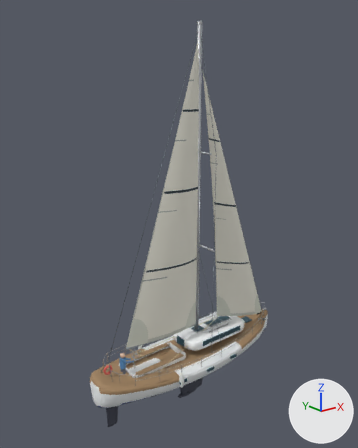
One commit to the glTF model public/models/regatta_sloop_sailing.glb: the scene before it, then after it.
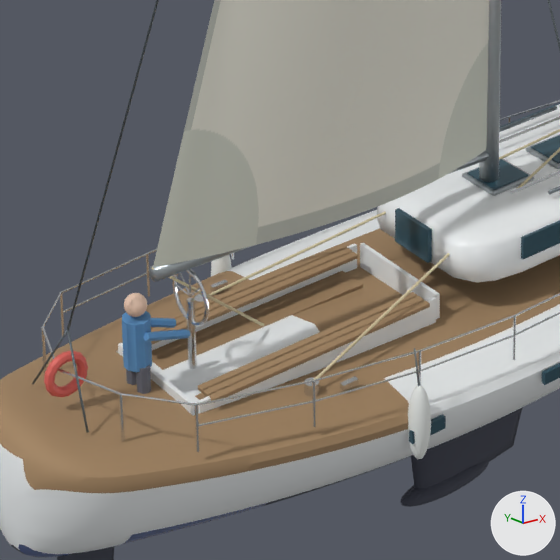
Each version appears first whole from a camera (50 mm lens) standing at (-17.61, -20.69, 17.57) and looking at (-0.61, 0.57, 9.06), and next in a close-up on the part from 26% to 59% of the width and 65% to 91% of the height. Arrows for +X, +Y and +Z are at lower right; the lights stay in place. The older version's two pictures come first. Where no turn or scale is listed for an object, it has been applied to the vertices.

In view in the first close-up: 'Anatomy_Sheets', 'Cabin', 'Cabin_Glass', 'Cockpit', 'Cockpit_Seat_1_0', 'Cockpit_Seat_1_2', 'Deck_Rails', 'Helmsman', 'Hull', 'Keel', 'MainSail', 'Mast' and 23 more.
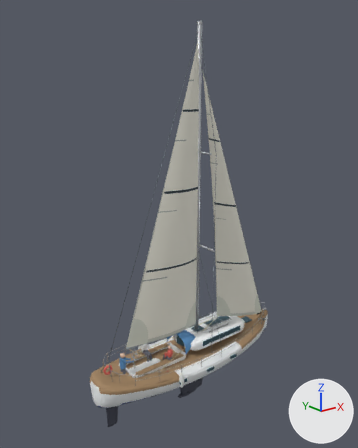
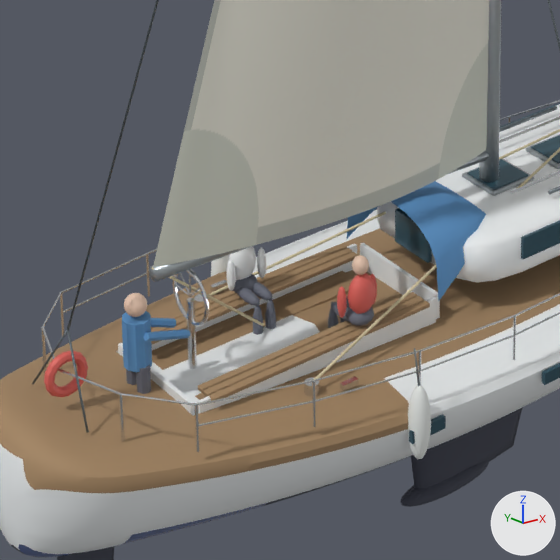
Pixel boxes (x1, y1, x2, y2) of what changed, in the close-ups (560 x 560 px):
'Sprayhood', added (blue): after (347, 181, 486, 301)
'Crew_Port', added: after (226, 246, 276, 335)
    faces in mat_pants (grey #656976): (232, 274, 276, 335)
    faces in mat_gelcoat_white_polished (white #eff2f3): (226, 246, 266, 291)
'Crew_Starboard', added: after (328, 255, 377, 328)
    faces in mat_lifering_red (red #da6159): (337, 273, 377, 318)
    faces in mat_pants (grey #656976): (328, 296, 374, 328)
    faces in mat_skin (beige #e5c4ad): (352, 255, 369, 275)

Diff of the bpy script that builds the scene:
```diff
--- a/public/models/regatta_sloop_sailing.glb.py
+++ b/public/models/regatta_sloop_sailing.glb.py
@@ me_sprayhood @@
+me_sprayhood.from_pydata(...)  # 44 vertices, 60 faces; spans x -1.3..-0.25, y -0.93..0.93, z 1.5..2.46
+me_sprayhood.materials.append(mat_jacket)  # blue #5990c4
@@ me_sphere_012 @@
+me_sphere_012.from_pydata(...)  # 394 vertices, 752 faces; spans x -0.285..0.285, y -0.485..0.165, z -0.68..0.8
+# faces by material slot: [356, 228, 168]
+me_sphere_012.materials.append(mat_pants)  # grey #656976
+me_sphere_012.materials.append(mat_gelcoat_white_polished)  # white #eff2f3
+me_sphere_012.materials.append(mat_skin)  # beige #e5c4ad
@@ me_sphere_003 @@
+me_sphere_003.from_pydata(...)  # 394 vertices, 752 faces; spans x -0.285..0.285, y -0.165..0.485, z -0.68..0.8
+# faces by material slot: [356, 228, 168]
+me_sphere_003.materials.append(mat_pants)  # grey #656976
+me_sphere_003.materials.append(mat_lifering_red)  # red #da6159
+me_sphere_003.materials.append(mat_skin)  # beige #e5c4ad
@@ ob_sprayhood @@
+ob_sprayhood = bpy.data.objects.new('Sprayhood', me_sprayhood)
+ob_sprayhood.location = (0.0, 0.0, 0.0)
@@ ob_crew_port @@
+ob_crew_port = bpy.data.objects.new('Crew_Port', me_sphere_012)
+ob_crew_port.location = (-3.05, 0.72, 1.63)
@@ ob_crew_starboard @@
+ob_crew_starboard = bpy.data.objects.new('Crew_Starboard', me_sphere_003)
+ob_crew_starboard.location = (-2.35, -0.72, 1.63)
```
